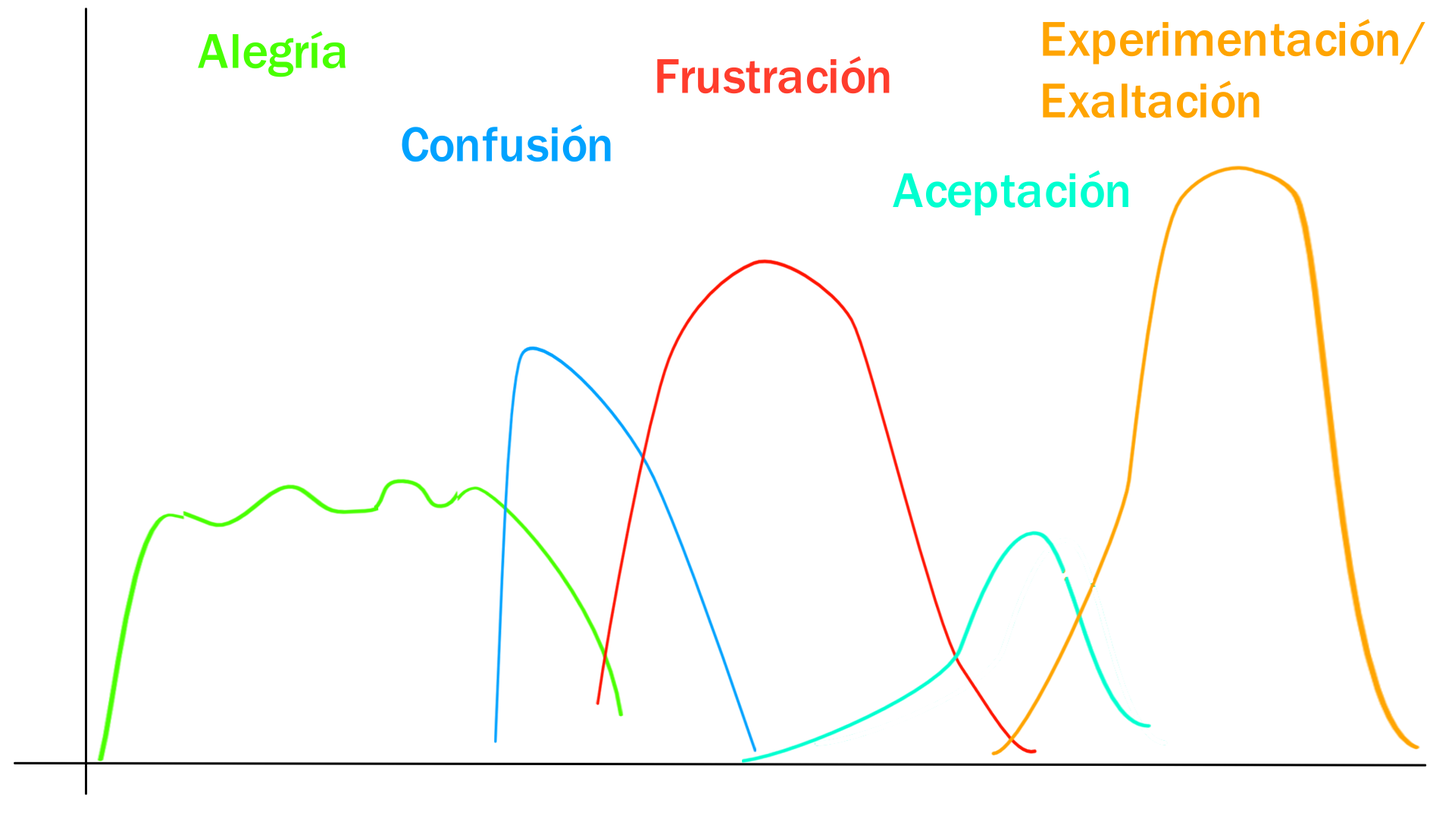
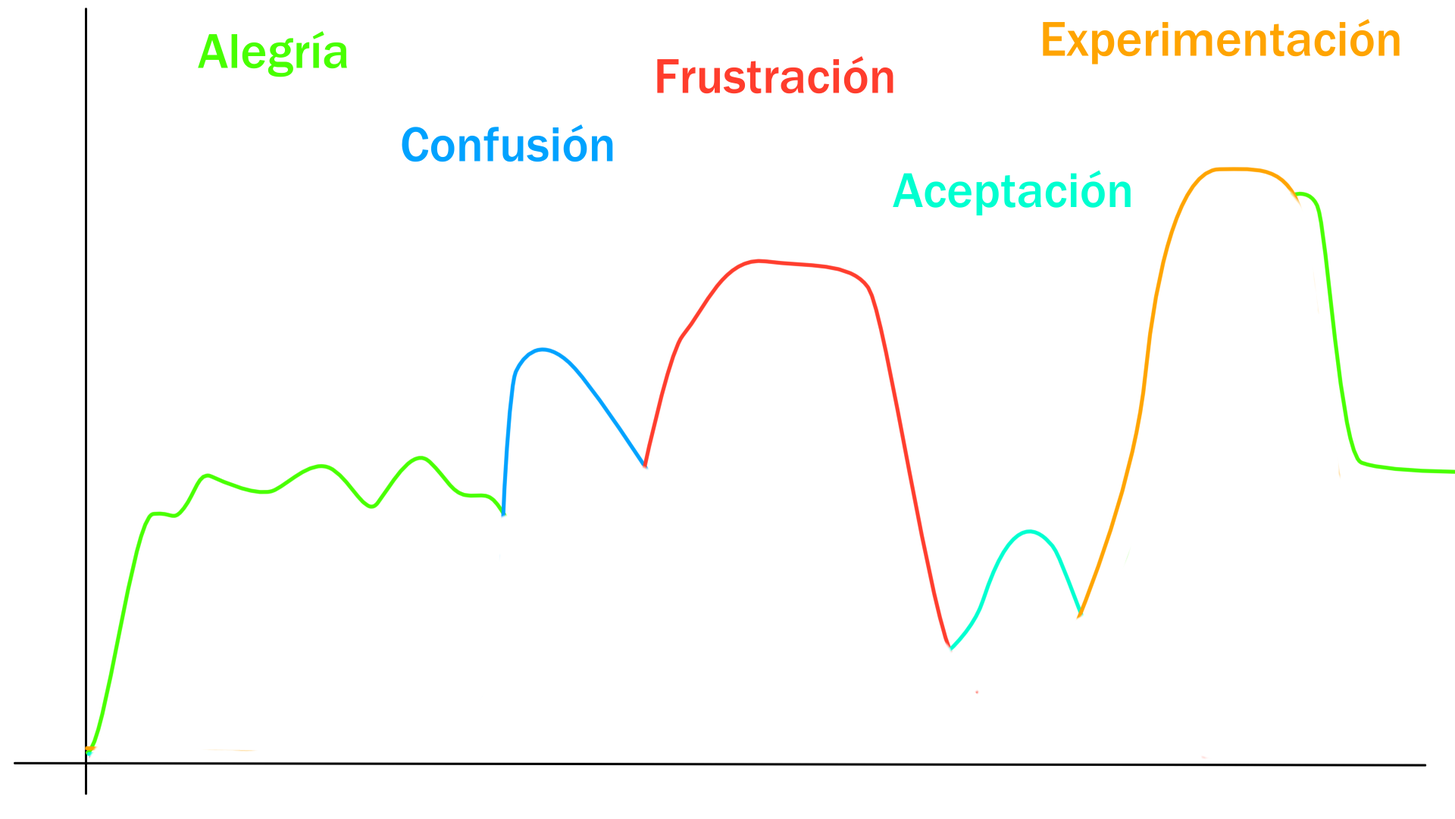
Two versions of the same layered image (1455px x 819px). Layer-by-layer changes:
added layer "Visible" above "Vector Layer 1" over 84, 18, 1455, 763
hid group "Group 6" (10 layers) over 84, 145, 1455, 763
hid "Paint Layer 5" (1st of 2, in "Group 6") over 776, 165, 1455, 759
hid "Paint Layer 5" (2nd of 2, in "Group 6") over 679, 485, 1209, 763
hid "Paint Layer 4", painted on it over 582, 258, 1068, 763
hid "Paint Layer 3", painted on it over 84, 339, 1455, 763
hid "Paint Layer 2", painted on it over 84, 436, 631, 762
painted on "Paint Layer 1" over 84, 18, 1455, 763
